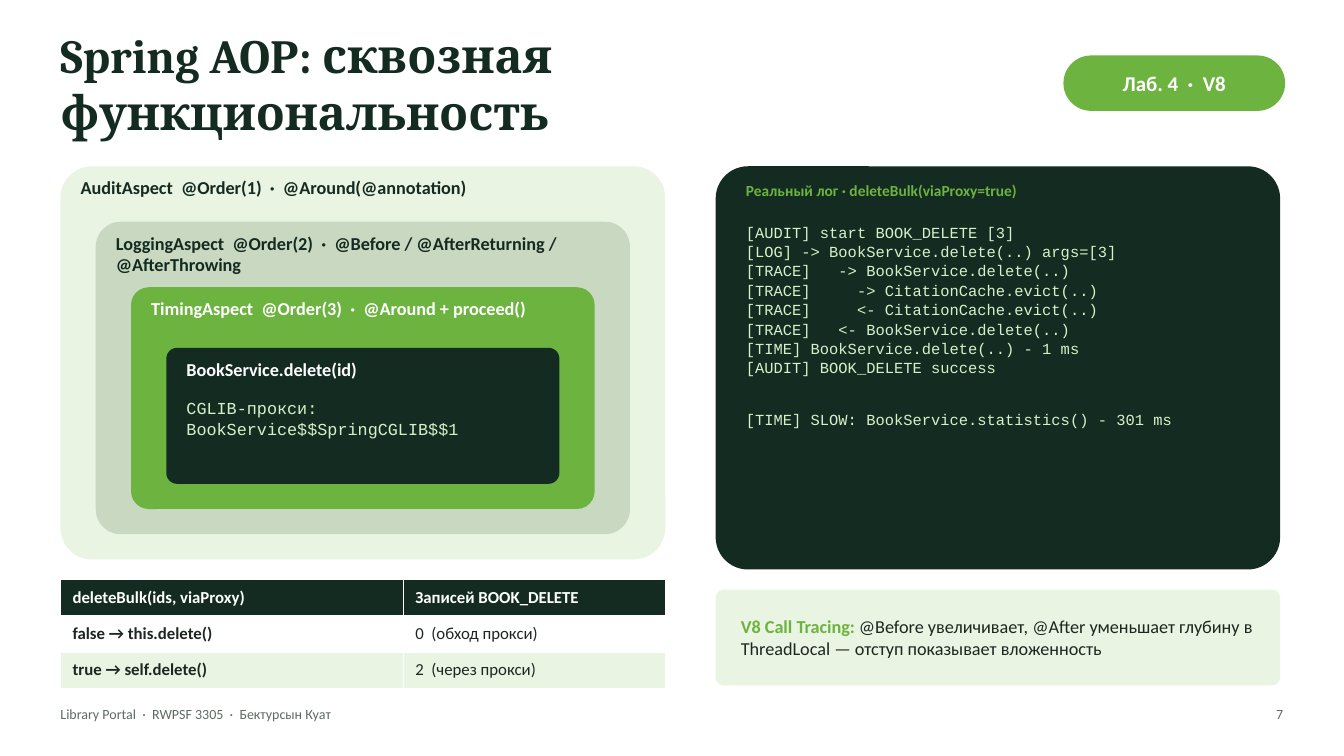
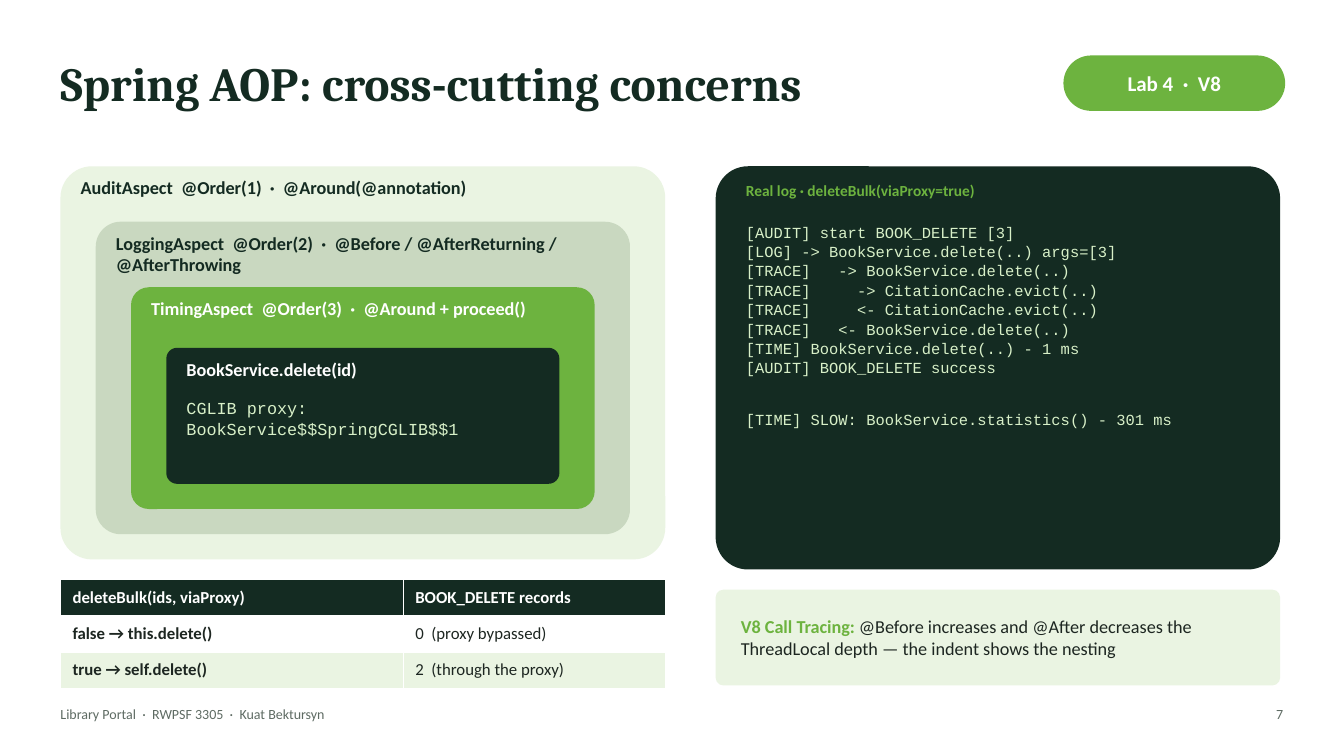
Before and after one commit to AkAyu44/library-portal, a slide deck: slide 7 of docs/Defense_Presentation.pptx. Drawn at 1344x756 pixels with LibreOffice and Linux fonts; fonts in the diff are those of the drawing. Boxes give left, top, right and bottom in pixels: in the first picture for what was removed or moved away, otherwise in the second. Text is boxed around its words. In the diff, an @@ line names an element or a change of style, - is before the commit and + after.

```diff
--- a/docs/Defense_Presentation.pptx
+++ b/docs/Defense_Presentation.pptx
@@ text at [60,68,802,112]: text changed @@
-Spring AOP: сквозная функциональность
+Spring AOP: cross-cutting concerns
@@ text at [1128,76,1221,91]: text changed @@
-Лаб. 4 · V8
+Lab 4 · V8
@@ text at [746,185,974,199]: text changed @@
-Реальный лог · deleteBulk(viaProxy=true)
+Real log · deleteBulk(viaProxy=true)
@@ text at [186,403,458,439]: text changed @@
-CGLIB-прокси:
-BookService$$SpringCGLIB$$1
+CGLIB proxy:
+BookService$$SpringCGLIB$$1
@@ table at [60,580,665,689] @@
-row 1, column 2: Записей BOOK_DELETE
+row 1, column 2: BOOK_DELETE records
-row 2, column 2: 0 (обход прокси)
+row 2, column 2: 0 (proxy bypassed)
-row 3, column 2: 2 (через прокси)
+row 3, column 2: 2 (through the proxy)
@@ text at [741,620,1192,658]: text changed @@
-V8 Call Tracing: @Before увеличивает, @After уменьшает глубину в ThreadLocal — отступ показывает вложенность
+V8 Call Tracing: @Before increases and @After decreases the ThreadLocal depth — the indent shows the nesting
@@ text at [60,709,324,721]: text changed @@
-Library Portal · RWPSF 3305 · Бектурсын Куат
+Library Portal · RWPSF 3305 · Kuat Bektursyn
```
Also in this commit, not shown: 13 other slides changed, 4 other files.
